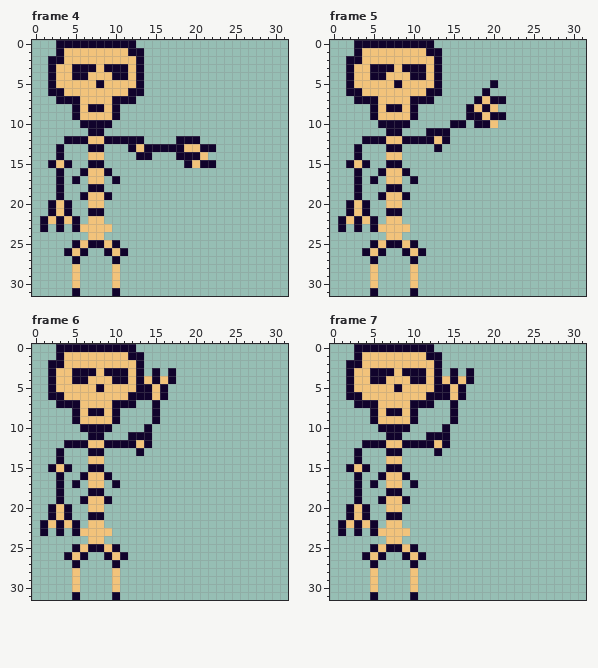
Animated GIF sprite: art/characters/skeleton/skeleton-throw.gif. The picture above was drawn from the file before the commit.
Shown: frame 4, frame 5, frame 6, frame 7. The commit also changed other frames, which this record leaves out.
Once edited:
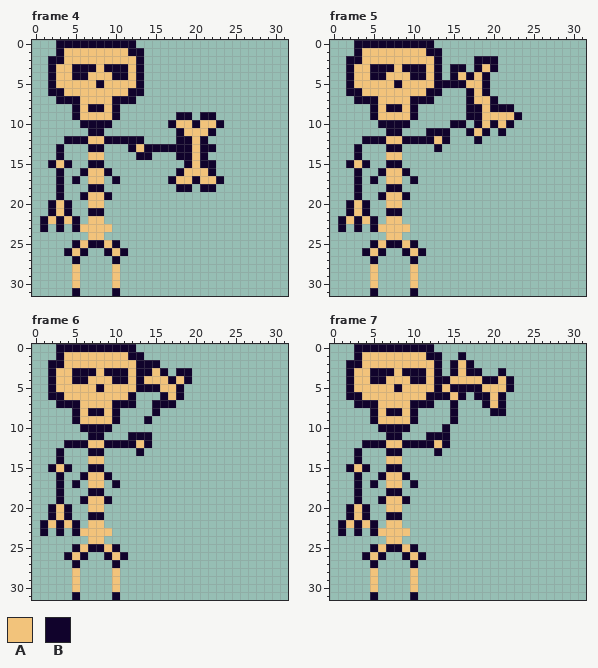
Palette (. is transparent): A #f2c37b  B #11032c
The commit says: Add skeleton throw + cooldown animations
Change:
file 32x32 -> 128x128 pixels (blocks of 1x1 -> 4x4; one block is one cell here)
Frame 4:
y 9: x 18..19 .. -> BB; x 21..22 .. -> BB
y 10: x 17..23 ....... -> BAABAAB
y 11: x 18..22 ..... -> BAAAB
y 12: x 20..21 B. -> AB
y 13: x 19 A -> B
y 14: x 20..21 BA -> AB
y 16: x 18..22 ..... -> BAAAB
y 17: x 17..23 ....... -> BAABAAB
y 18: x 18..19 .. -> BB; x 21..22 .. -> BB
Frame 5:
y 2: x 18..20 ... -> BBB
y 3: x 15..16 .. -> BB; x 18..20 ... -> BAB
y 4: x 15..19 ..... -> BABAB
y 5: x 14..20 ......B -> BBBAAB.
y 6: x 17..18 .. -> BA
y 7: x 17..18 .B -> BA; x 21 B -> .
y 8: x 18..22 ABA.. -> BABBB
y 9: x 20..23 BB.. -> AAAB
y 10: x 19..22 BA.. -> ABAB
y 11: x 17..19 ... -> BAB; x 21 . -> B
y 12: x 18 . -> B
Frame 6:
y 2: x 14..15 .. -> BB
y 3: x 14..19 .B.B.. -> BAB.BB
y 4: x 15 B -> A; x 18..19 .. -> AB
y 5: x 15..18 AB.. -> BAAB
y 6: x 13..15 BBA -> ...; x 17..18 .. -> AB
y 7: x 16..17 .. -> BB
y 9: x 14..15 .B -> B.
y 10: x 14 B -> .
Frame 7:
y 1: x 16 . -> B
y 2: x 15..17 ... -> BAB
y 3: x 16 . -> A; x 18 . -> B; x 21 . -> B
y 4: x 14..15 AB -> BA; x 17..22 B..... -> AABBAB
y 5: x 14..15 BA -> AB; x 17..22 ...... -> BBAAAB
y 6: x 18..21 .... -> BBAB
y 7: x 19..21 ... -> BAB
y 8: x 20..21 .. -> BB
Changed places in both pictures, as pixel boxes (x1, y1, x2, y2):
changed: (168, 112, 224, 192)
changed: (442, 56, 522, 144)
changed: (136, 360, 192, 432)
changed: (442, 352, 514, 416)
